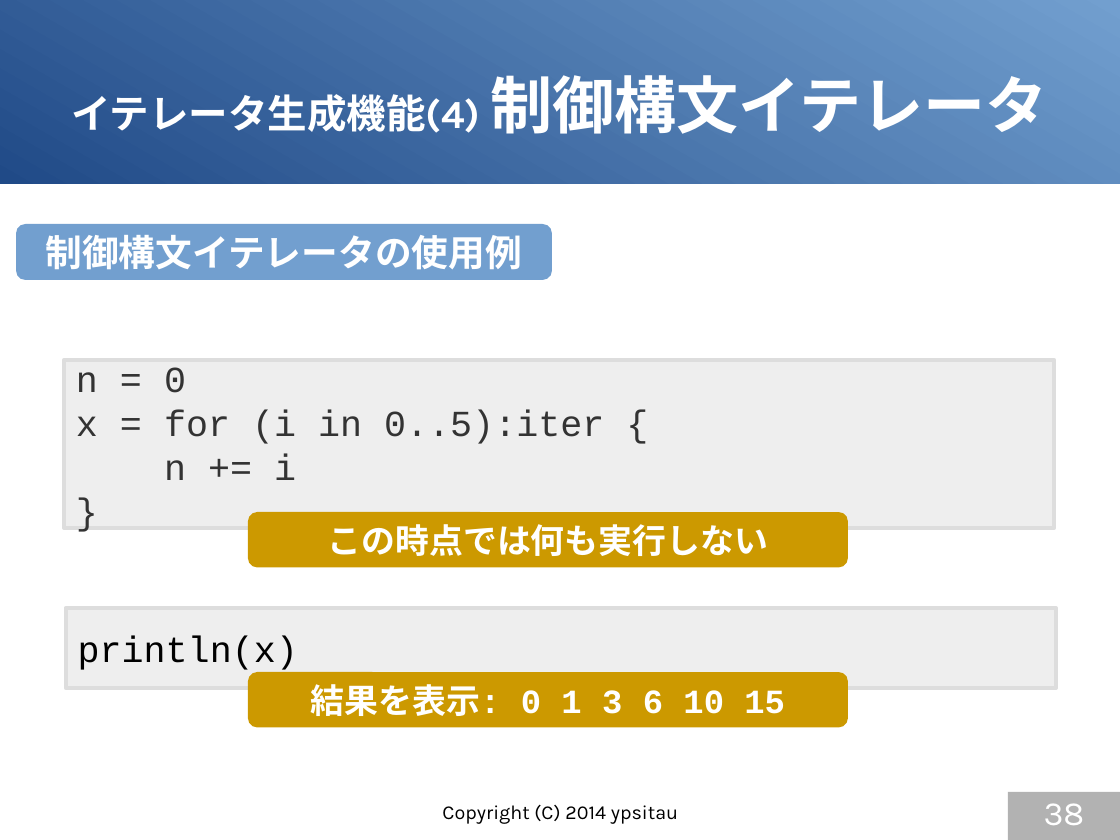
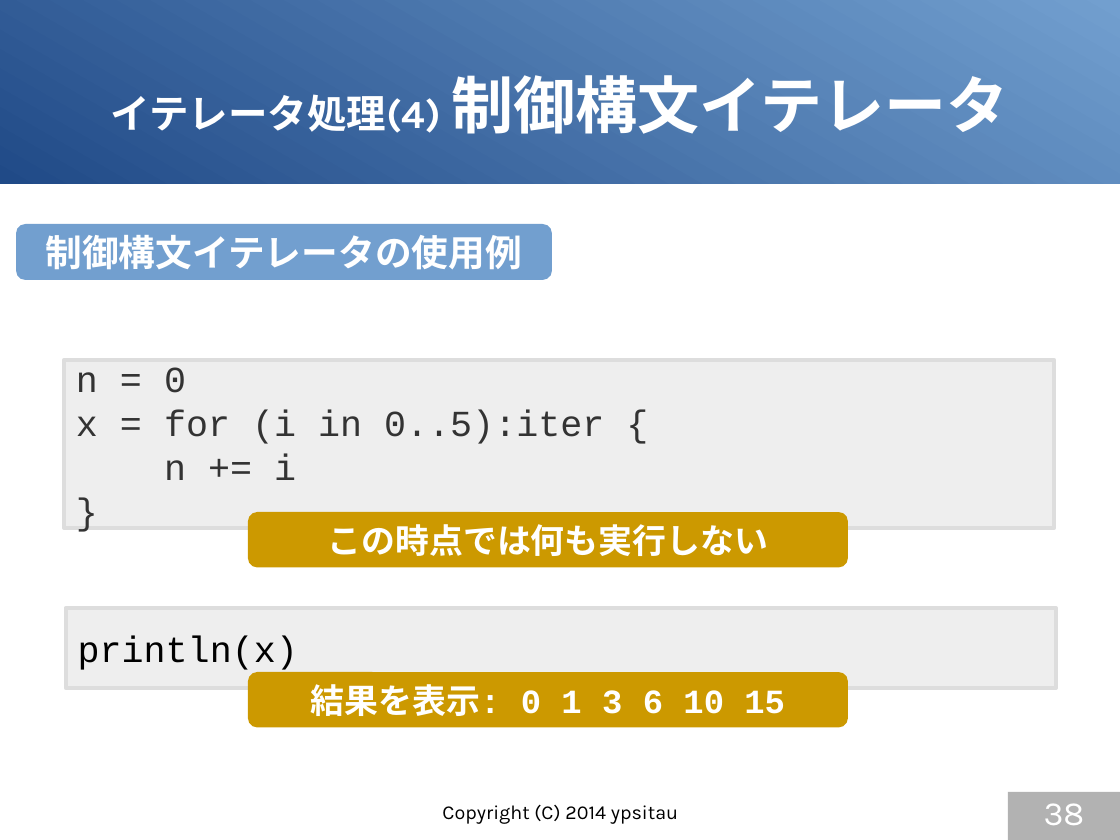
Before and after one commit to gura-lang/gura-doc, a slide deck: slide 38 of presentation/gura-introduction.odp. Drawn at 1120x840 pixels with LibreOffice and Linux fonts; fonts in the diff are those of the drawing. Boxes give left, top, right and bottom in pixels: in the first picture for what was removed or moved away, otherwise in the second. Text is boxed around its words. In the diff, an @@ line names an element or a change of style, - is before the commit and + after.

```diff
--- a/presentation/gura-introduction.odp
+++ b/presentation/gura-introduction.odp
@@ title at box(111, 75, 1009, 134): text changed @@
-イテレータ生成機能(4) 制御構文イテレータ
+イテレータ処理(4) 制御構文イテレータ
```
Also in this commit, not shown: 19 other slides changed.
